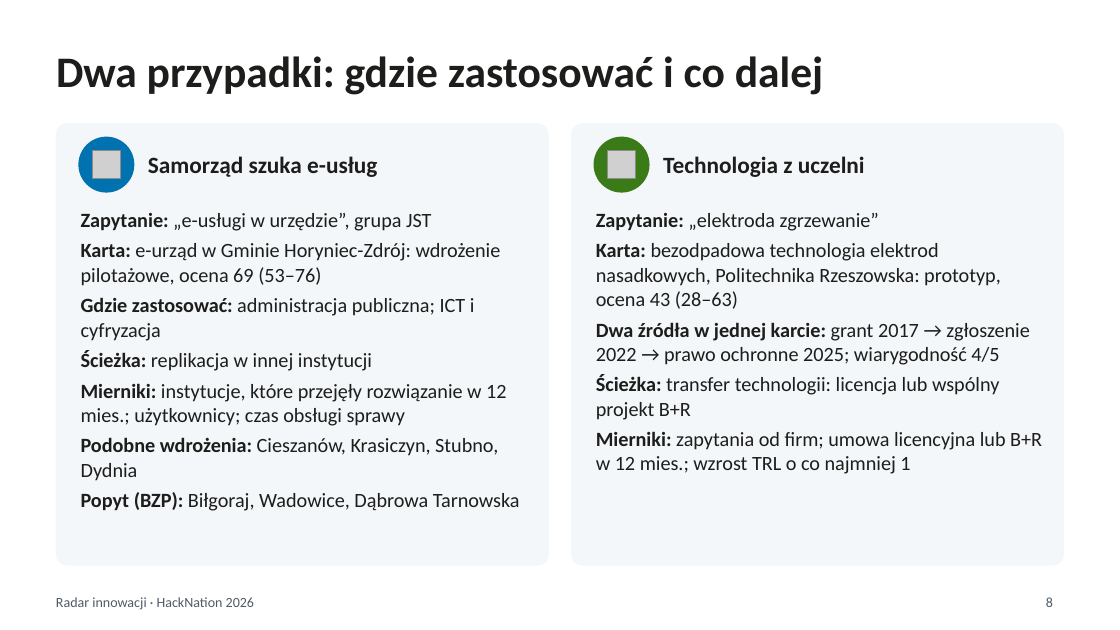
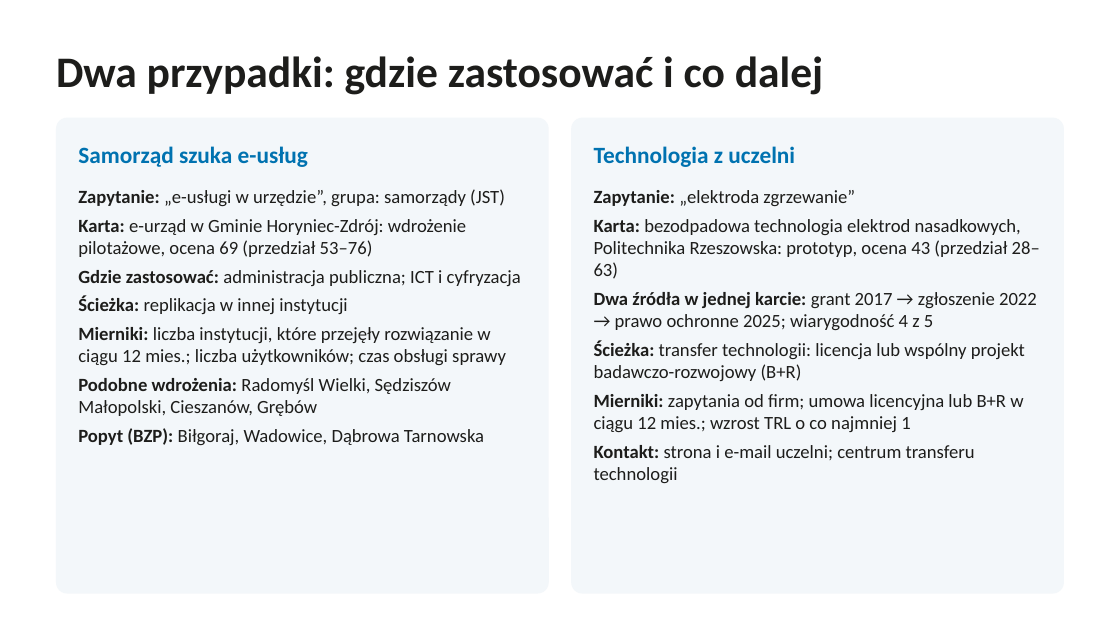
Before and after one commit to FilipLangiewicz/InnovationHub, a slide deck: slide 7 of docs/presentation/Radar_innowacji.pptx (slide 8 before the commit). Drawn at 1120x630 pixels with LibreOffice and Linux fonts; fonts in the diff are those of the drawing; grey boxes stand for pictures. Boxes give left, top, right and bottom in pixels: in the first picture for what was removed or moved away, otherwise in the second. Text is boxed around its words. In the diff, an @@ line names an element or a change of style, - is before the commit and + after.

Commit message:
Make the presentation simpler and add the team slide (#59)
Remove the footers and the icon circles, explain the abbreviations at first use,
join the search and card slides and add the team with photos and LinkedIn.

```diff
--- a/docs/presentation/Radar_innowacji.pptx
+++ b/docs/presentation/Radar_innowacji.pptx
@@ rounded rectangle: place and size @@
-rounded rectangle at (56,123,549,566)
+rounded rectangle at (56,118,549,594)
@@ rounded rectangle at (56,118,549,594): proportions changed @@
@@ rounded rectangle at (571,118,1064,594): proportions changed @@
@@ rounded rectangle: place and size @@
-rounded rectangle at (571,123,1064,566)
+rounded rectangle at (571,118,1064,594)
@@ text "Samorząd szuka e-usług": place and size @@
-text "Samorząd szuka e-usług" at (148,156,377,177)
+text "Samorząd szuka e-usług" at (78,146,308,167)
@@ text "Samorząd szuka e-usług" at (78,146,308,167): text colour #1D1D1B to #0072B0 @@
@@ ellipse removed at (78,137,134,193) @@
@@ text "Technologia z uczelni" at (594,146,795,167): text colour #1D1D1B to #0072B0 @@
@@ text "Technologia z uczelni": place and size @@
-text "Technologia z uczelni" at (663,156,865,177)
+text "Technologia z uczelni" at (594,146,795,167)
@@ ellipse removed at (594,137,650,193) @@
@@ picture removed at (92,150,120,178) @@
@@ picture removed at (607,150,635,178) @@
@@ text at (78,189,505,257): text changed; size 13 to 12 pt @@
-Zapytanie: „e-usługi w urzędzie”, grupa JST
-Karta: e-urząd w Gminie Horyniec-Zdrój: wdrożenie pilotażowe, ocena 69 (53–76)
+Zapytanie: „e-usługi w urzędzie”, grupa: samorządy (JST)
+Karta: e-urząd w Gminie Horyniec-Zdrój: wdrożenie pilotażowe, ocena 69 (przedział 53–76)
@@ text "Zapytanie: „e-usługi w urzędzie”, grupa: ...": place and size @@
-text "Zapytanie: „e-usługi w urzędzie”, grupa: ..." at (81,213,520,511)
+text "Zapytanie: „e-usługi w urzędzie”, grupa: ..." at (78,189,521,445)
@@ text at (594,190,855,206): size 13 to 12 pt in "Zapytanie: „elektroda zgrzewanie”" @@
@@ text "Zapytanie: „elektroda zgrzewanie”": place and size @@
-text "Zapytanie: „elektroda zgrzewanie”" at (596,213,1042,474)
+text "Zapytanie: „elektroda zgrzewanie”" at (594,190,1040,483)
@@ text at (594,219,1040,483): text changed; size 13 to 12 pt @@
-Karta: bezodpadowa technologia elektrod nasadkowych, Politechnika Rzeszowska: prototyp, ocena 43 (28–63)
-Dwa źródła w jednej karcie: grant 2017 → zgłoszenie 2022 → prawo ochronne 2025; wiarygodność 4/5
-Ścieżka: transfer technologii: licencja lub wspólny projekt B+R
-Mierniki: zapytania od firm; umowa licencyjna lub B+R w 12 mies.; wzrost TRL o co najmniej 1
+Karta: bezodpadowa technologia elektrod nasadkowych, Politechnika Rzeszowska: prototyp, ocena 43 (przedział 28–63)
+Dwa źródła w jednej karcie: grant 2017 → zgłoszenie 2022 → prawo ochronne 2025; wiarygodność 4 z 5
+Ścieżka: transfer technologii: licencja lub wspólny projekt badawczo-rozwojowy (B+R)
+Mierniki: zapytania od firm; umowa licencyjna lub B+R w ciągu 12 mies.; wzrost TRL o co najmniej 1
+Kontakt: strona i e-mail uczelni; centrum transferu technologii
@@ text at (78,270,521,445): size 13 to 12 pt in "Gdzie zastosować: administracja publiczna; ICT i cyfryzacja", "Ścieżka: replikacja w innej instytucji", "Popyt (BZP): Biłgoraj, Wadowice, Dąbrowa Tarnowska" @@
@@ text at (78,327,506,416): text changed; size 13 to 12 pt @@
-Mierniki: instytucje, które przejęły rozwiązanie w 12 mies.; użytkownicy; czas obsługi sprawy
-Podobne wdrożenia: Cieszanów, Krasiczyn, Stubno, Dydnia
+Mierniki: liczba instytucji, które przejęły rozwiązanie w ciągu 12 mies.; liczba użytkowników; czas obsługi sprawy
+Podobne wdrożenia: Radomyśl Wielki, Sędziszów Małopolski, Cieszanów, Grębów
@@ text removed at (56,597,254,610) @@
-Radar innowacji · HackNation 2026
@@ page number removed at (1046,597,1053,607) @@
-8
```
Also in this commit, not shown: 7 other slides changed, 2 slides added, 2 slides removed, 6 other files.
